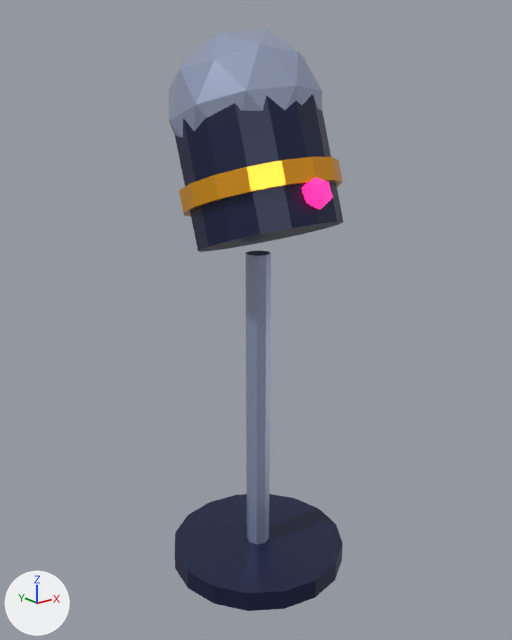
An edit to the glTF model assets/obj-mic.glb, drawn before and after from the same camera.
Camera for both pictures: a 50 mm camera at (0.64, 0.14, 2.53) aimed at (2.69, 2.71, 1.5). Lighting does not change. The marker at lower left points along +X, +Y and +Z. The older version comes first. Where no turn or scale is listed for an object, it has been applied to the vertices. Vertices at exactly the same position are counted once.
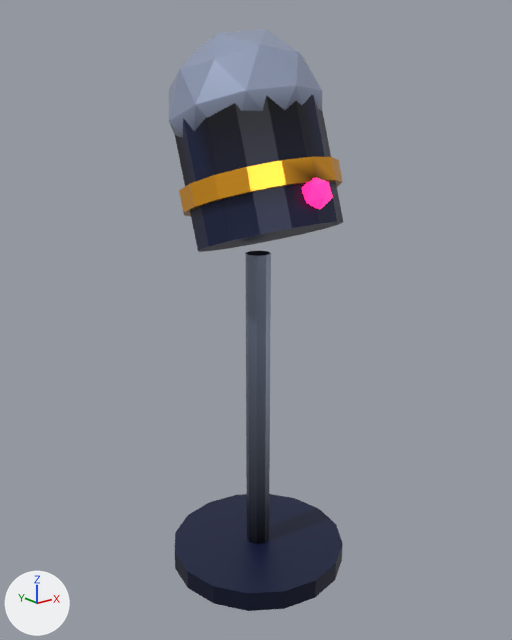
Where the change shows, as pixel boxes [x1, y1, x2, y2] in the pictures (512 x 640 px):
'Cylinder.010', recoloured
    both: [175, 95, 337, 187]
'Cylinder.009', recoloured (darker)
    both: [245, 251, 271, 544]
'Cylinder.011', recoloured
    both: [183, 157, 342, 216]

What changed in the scene script:
```text
Change mat_navy:
    where n0 = _N.new('ShaderNodeBsdfPrincipled'); n0.name = 'Principled BSDF'
    remove n0.inputs[0].default_value = (0.0103, 0.0168, 0.063, 1.0)  # 'Base Color', dark blue #1a2347
    add n2 = _N.new('ShaderNodeMix'); n2.name = 'Mix'
    add n2.data_type = 'RGBA'
    add n2.blend_type = 'MULTIPLY'
    add n2.inputs[0].default_value = 1.0  # 'Factor'
    add n2.inputs[7].default_value = (0.0103, 0.0168, 0.063, 1.0)  # 'B', dark blue #1a2347
    add n3 = _N.new('ShaderNodeVertexColor'); n3.name = 'Color Attribute'
    add _L.new(n2.outputs[2], n0.inputs[0])  # 'Result' to 'Base Color'
    add _L.new(n3.outputs[0], n2.inputs[6])  # 'Color' to 'A'
Change mat_grille:
    where n0 = _N.new('ShaderNodeBsdfPrincipled'); n0.name = 'Principled BSDF'
    remove n0.inputs[0].default_value = (0.402, 0.468, 0.651, 1.0)  # 'Base Color', blue #aab6d3
    add n2 = _N.new('ShaderNodeMix'); n2.name = 'Mix'
    add n2.data_type = 'RGBA'
    add n2.blend_type = 'MULTIPLY'
    add n2.inputs[0].default_value = 1.0  # 'Factor'
    add n2.inputs[7].default_value = (0.402, 0.468, 0.651, 1.0)  # 'B', blue #aab6d3
    add n3 = _N.new('ShaderNodeVertexColor'); n3.name = 'Color Attribute'
    add _L.new(n2.outputs[2], n0.inputs[0])  # 'Result' to 'Base Color'
    add _L.new(n3.outputs[0], n2.inputs[6])  # 'Color' to 'A'
Change mat_gold:
    where n0 = _N.new('ShaderNodeBsdfPrincipled'); n0.name = 'Principled BSDF'
    remove n0.inputs[0].default_value = (0.905, 0.397, 0.0176, 1.0)  # 'Base Color', orange #f4a924
    add n2 = _N.new('ShaderNodeMix'); n2.name = 'Mix'
    add n2.data_type = 'RGBA'
    add n2.blend_type = 'MULTIPLY'
    add n2.inputs[0].default_value = 1.0  # 'Factor'
    add n2.inputs[7].default_value = (0.905, 0.397, 0.0176, 1.0)  # 'B', orange #f4a924
    add n3 = _N.new('ShaderNodeVertexColor'); n3.name = 'Color Attribute'
    add _L.new(n2.outputs[2], n0.inputs[0])  # 'Result' to 'Base Color'
    add _L.new(n3.outputs[0], n2.inputs[6])  # 'Color' to 'A'
Change me_cylinder_008:
    where me_cylinder_008.from_pydata(...)  # 32 vertices, 60 faces; spans x -0.45..0.45, y -0.45..0.45, z -0.05..0.05
    used by ob_cylinder_008; location = (2.7, 2.7, 0.23)
    me_cylinder_008 part 1: vertex colours changed
Change me_cylinder_009:
    where me_cylinder_009.from_pydata(...)  # 16 vertices, 28 faces; spans x -0.06..0.06, y -0.06..0.06, z -0.8..0.8
    used by ob_cylinder_009; location = (2.7, 2.7, 1.03)
    me_cylinder_009 part 2: vertex colours changed
Change me_cylinder_010:
    where me_cylinder_010.from_pydata(...)  # 32 vertices, 60 faces; spans x -0.34..0.34, y -0.408..0.408, z -0.367..0.367
    used by ob_cylinder_010; location = (2.7, 2.7, 2.18)
    me_cylinder_010 part 3: vertex colours changed
Change me_cylinder_011:
    where me_cylinder_011.from_pydata(...)  # 32 vertices, 60 faces; spans x -0.37..0.37, y -0.367..0.367, z -0.162..0.162
    used by ob_cylinder_011; location = (2.7, 2.685, 2.132)
    me_cylinder_011 part 4: vertex colours changed
Change me_icosphere_008:
    where me_icosphere_008.from_pydata(...)  # 42 vertices, 80 faces; spans x -0.342..0.342, y -0.342..0.342, z -0.347..0.347
    used by ob_icosphere_004; location = (2.7, 2.793, 2.465)
    me_icosphere_008 part 5: vertex colours changed
```
